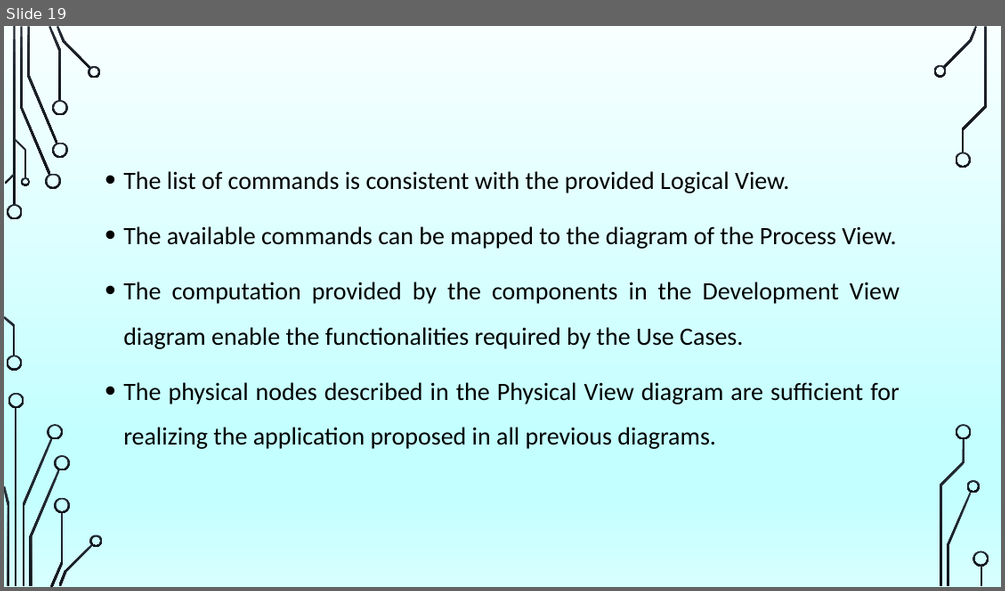
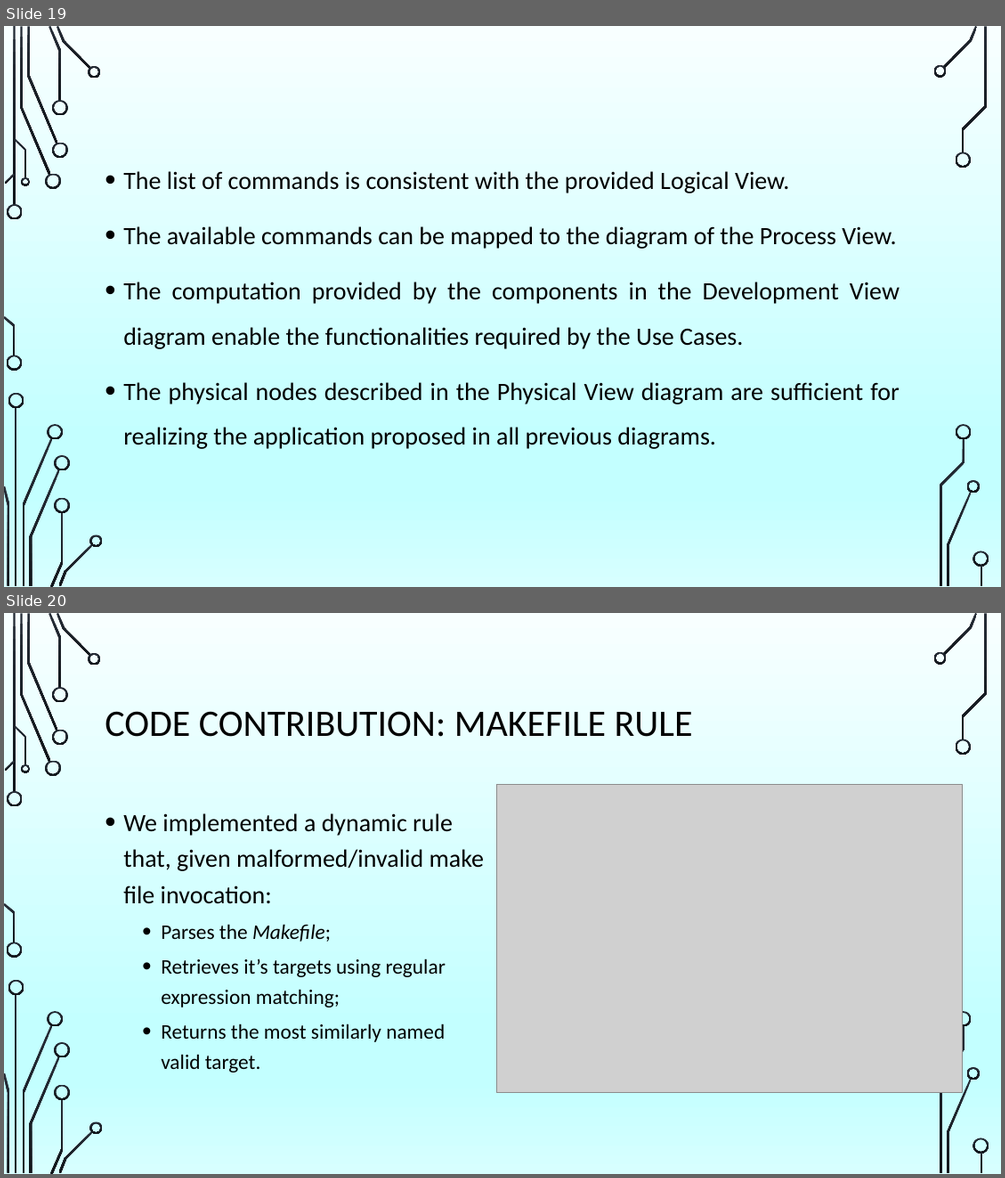
Before and after one commit to dianamoreira/thefuck, a slide deck: ArchSW-docs/The Fuck.pptx. Shown one above the other, each under a label of ours: slide 19 before the commit, slides 19 and 20 after it. The pictures are 1005x591 and 1005x1178 pixels, drawn with LibreOffice and Linux fonts; fonts in the diff are those of the drawing; grey boxes stand for pictures; background and template pictures are left out. Boxes give left, top, right and bottom in pixels: in the first picture for what was removed or moved away, otherwise in the second. Text is boxed around its words. In the diff, an @@ line names an element or a change of style, - is before the commit and + after.

Commit message:
adding "makefile rule" section to PowerPoint

```diff
--- a/ArchSW-docs/The Fuck.pptx
+++ b/ArchSW-docs/The Fuck.pptx
@@ slide 20 added at (4,613,1001,1174), background picture (left out); not listed: 36 template elements that a slide beside it also shows @@
@@ title added at (105,711,693,737), 36 pt, text #000000 @@
+CODE CONTRIBUTION: MAKEFILE RULE
@@ picture added at (496,784,962,1093) @@
@@ text added at (123,813,485,1072), 20 pt, text #000000 @@
+• We implemented a dynamic rule that, given malformed/invalid make file invocation:
+  • Parses the Makefile;
+  • Retrieves it’s targets using regular expression matching;
+  • Returns the most similarly named valid target.
```
Also in this commit, not shown: 1 slide changed, 1 slide removed.
